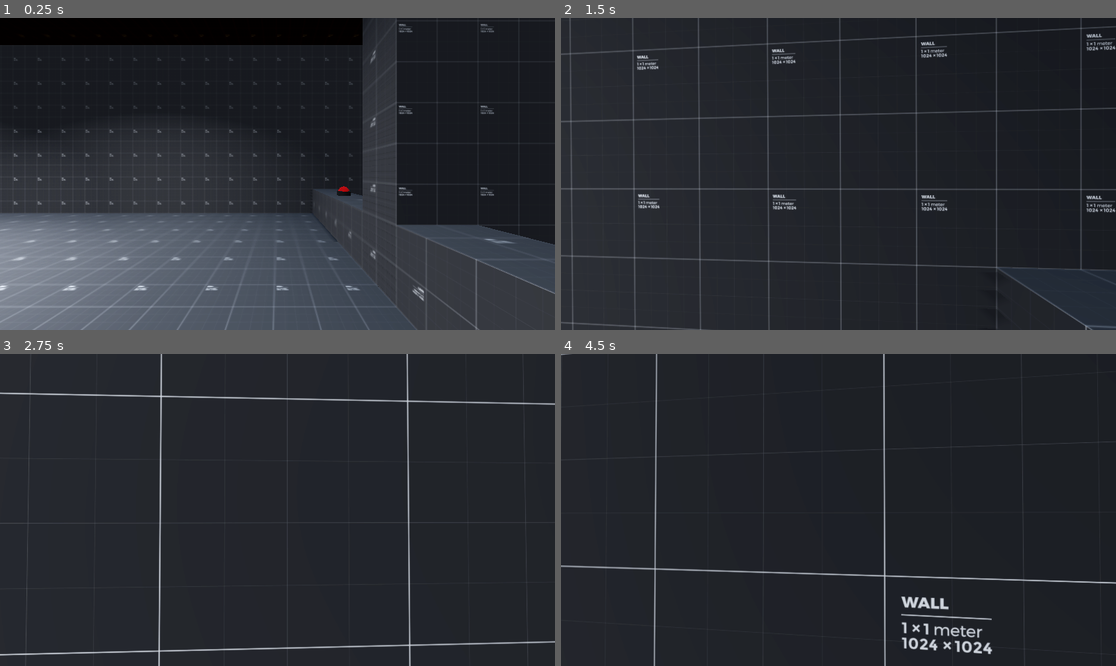
Above: before the commit, frames 1-4 (two rows, left to right).
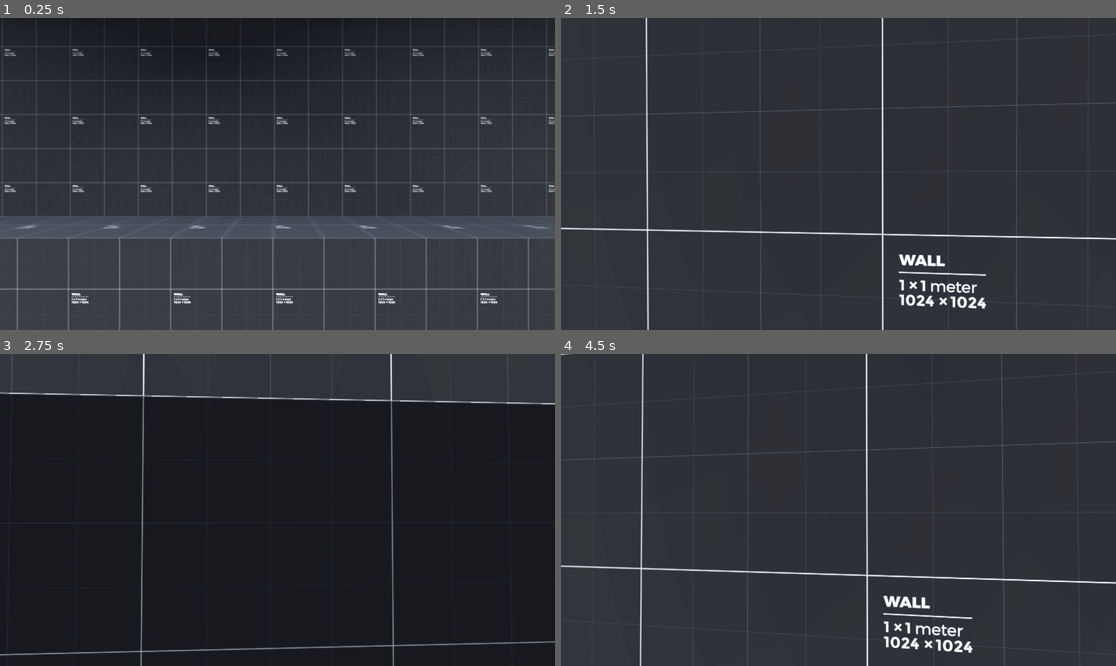
Above: after the commit, the same moments.

Repository: LRP500/godot_immersive_system
Game: Godot game, scene res://scenes/sandbox.tscn
Same seed, same stepped clock (60 frames per second), same inputs: the game is played once before the commit and once after it.
Inputs (mouse positions are in pixels of both pictures, inside the frame that each line leads up to):
- Up to frame 1 (0.25 s): no input
- Up to frame 2 (1.5 s): tap Enter at 0.5 s; move the mouse to (866, 174) at 0.52 s; hold W (pm_moveforward) from 0.53 s (still down); tap E (interact) at 0.6, 1.35 s; click (866, 174) at 0.67 s; tap Space (pm_jump) at 0.77 s; move the mouse to (810, 174) at 1.27 s
- Up to frame 3 (2.75 s): keep holding W (pm_moveforward); tap Space (pm_jump) at 1.52 s; move the mouse to (288, 503) at 2.02 s; hold Ctrl (pm_duck) from 2.03 s (still down); tap E (interact) at 2.3 s
- Up to frame 4 (4.5 s): keep holding W (pm_moveforward); move the mouse to (832, 516) at 2.77 s; release Ctrl (pm_duck) at 2.78 s; tap E (interact) at 2.85, 3.6 s; click (832, 516) at 2.92 s; tap Space (pm_jump) at 3.02, 3.77 s; move the mouse to (877, 513) at 3.52 s; move the mouse to (794, 506) at 4.27 s; tap Ctrl (pm_duck) at 4.35 s

The runs differ from the first frame. In frame 1, 38% of the frame differs, in the area x 0-100%, y 0-100%; in frame 2, 7.2%; in frame 3, 3.2%; in frame 4, 4.7%.

Commit message:
Interaction interface + prompt

Diff:
--- a/project.godot
+++ b/project.godot
@@ -14,6 +14,10 @@
 run/main_scene="res://scenes/sandbox.tscn"
 config/features=PackedStringArray("4.2", "Forward Plus")
 config/icon="res://icon.svg"
+
+[autoload]
+
+InteractionSystem="*res://scripts/interaction_system.gd"
 
 [debug]
 
--- /dev/null
+++ b/scenes/interface/interaction_prompt_view.tscn
@@ -0,0 +1,28 @@
+[gd_scene load_steps=2 format=3 uid="uid://cg5qiodeah552"]
+
+[ext_resource type="Script" path="res://scripts/interface/interaction_prompt_view.gd" id="1_wtu1a"]
+
+[node name="InteractionPrompt" type="HBoxContainer" node_paths=PackedStringArray("input_key", "interaction_name")]
+custom_minimum_size = Vector2(0, 24)
+size_flags_horizontal = 4
+size_flags_vertical = 4
+alignment = 1
+script = ExtResource("1_wtu1a")
+input_key = NodePath("InputKey")
+interaction_name = NodePath("InteractionName")
+
+[node name="InputKey" type="RichTextLabel" parent="."]
+custom_minimum_size = Vector2(24, 0)
+layout_mode = 2
+bbcode_enabled = true
+text = "[center][E][center]"
+fit_content = true
+scroll_active = false
+
+[node name="InteractionName" type="RichTextLabel" parent="."]
+custom_minimum_size = Vector2(100, 0)
+layout_mode = 2
+bbcode_enabled = true
+text = "Interact"
+fit_content = true
+scroll_active = false
--- a/scenes/sandbox.tscn
+++ b/scenes/sandbox.tscn
@@ -12,6 +12,8 @@
 [ext_resource type="Script" path="res://scripts/interactor_camera_proxy.gd" id="10_152eq"]
 [ext_resource type="Script" path="res://scripts/interactor.gd" id="11_aj3k7"]
 [ext_resource type="PackedScene" uid="uid://45av3t6tvv3n" path="res://scenes/prefabs/button.tscn" id="12_3i20f"]
+[ext_resource type="Script" path="res://scripts/interface/interaction_interface.gd" id="12_aurvb"]
+[ext_resource type="PackedScene" uid="uid://cg5qiodeah552" path="res://scenes/interface/interaction_prompt_view.tscn" id="13_le138"]
 [ext_resource type="Material" uid="uid://c1p7vwq2hbgom" path="res://assets/textures/prototype/prototype_orange.material" id="13_rrsfr"]
 [ext_resource type="Script" path="res://scripts/components/interactables/bounce_interactable.gd" id="14_5ajwv"]
 [ext_resource type="PackedScene" uid="uid://dhc2u74fc70cj" path="res://scenes/prefabs/toggle.tscn" id="15_spwl5"]
@@ -242,7 +244,7 @@
 size = Vector3(1, 7, 23)
 
 [node name="Pawn" type="Node3D" parent="." node_paths=PackedStringArray("View", "Camera")]
-transform = Transform3D(1, 0, 0, 0, 1, 0, 0, 0, 1, 10.045, 1, -3.012)
+transform = Transform3D(1, 0, 0, 0, 1, 0, 0, 0, 1, 1.045, 1, -8.512)
 script = ExtResource("2_0ikeh")
 View = NodePath("View Control")
 Camera = NodePath("Interpolated Camera")
@@ -443,7 +445,7 @@
 near = 0.001
 
 [node name="InteractorCameraProxy" type="Node3D" parent="." node_paths=PackedStringArray("target")]
-transform = Transform3D(1, 0, 0, 0, 1, 0, 0, 0, 1, 10.045, 1.711, -3.012)
+transform = Transform3D(1, 0, 0, 0, 1, 0, 0, 0, 1, 1.045, 1.711, -8.512)
 script = ExtResource("10_152eq")
 target = NodePath("../Pawn/Body/Horizontal View/Vertical View/Camera Mount")
 
@@ -456,7 +458,6 @@
 collision_mask = 2
 
 [node name="UI" type="Control" parent="."]
-visible = false
 layout_mode = 3
 anchors_preset = 15
 anchor_right = 1.0
@@ -464,21 +465,20 @@
 grow_horizontal = 2
 grow_vertical = 2
 
-[node name="CenterContainer" type="CenterContainer" parent="UI"]
+[node name="InteractionInterface" type="CenterContainer" parent="UI" node_paths=PackedStringArray("interaction_prompt_container")]
 layout_mode = 1
 anchors_preset = 15
 anchor_right = 1.0
 anchor_bottom = 1.0
 grow_horizontal = 2
 grow_vertical = 2
-
-[node name="RichTextLabel" type="RichTextLabel" parent="UI/CenterContainer"]
-custom_minimum_size = Vector2(200, 0)
+script = ExtResource("12_aurvb")
+interaction_prompt_view = ExtResource("13_le138")
+interaction_prompt_container = NodePath("VBoxContainer")
+
+[node name="VBoxContainer" type="VBoxContainer" parent="UI/InteractionInterface"]
 layout_mode = 2
-bbcode_enabled = true
-text = "[center][interact][center]"
-fit_content = true
-scroll_active = false
+alignment = 1
 
 [node name="Booth_01" type="Node3D" parent="."]
 
@@ -550,4 +550,12 @@
 "": SubResource("AnimationLibrary_113ib")
 }
 
+[node name="MultiInteractions" type="Node3D" parent="."]
+transform = Transform3D(1, 0, 0, 0, 1, 0, 0, 0, 1, -0.5, 0.5, -11)
+
+[node name="CSGBox3D" type="CSGBox3D" parent="MultiInteractions"]
+transform = Transform3D(1, 0, 0, 0, 1, 0, 0, 0, 1, 1.5, 0.5, 0)
+material_override = ExtResource("1_pw4l6")
+size = Vector3(8, 1, 1)
+
 [editable path="Booth_01/Button"]
--- /dev/null
+++ b/scripts/interaction_system.gd
@@ -0,0 +1,6 @@
+extends Node
+
+var interactor: Interactor
+
+func register(_interactor: Interactor) -> void:
+	self.interactor = _interactor
--- a/scripts/interactor.gd
+++ b/scripts/interactor.gd
@@ -1,14 +1,16 @@
 extends Node3D
 class_name Interactor
 
-signal target_enter(target: Node3D)
+signal target_enter(target: Node3D, interactions: Array[Interaction])
 signal target_exit
-signal cancellable
 
 @onready var raycast: RayCast3D = $RayCast3D
 
 var target: Node3D
 var target_interactions: Array[Interaction]
+
+func _ready() -> void:
+    InteractionSystem.register(self)
 
 func _process(_delta: float) -> void:
     find_target()
@@ -23,7 +25,7 @@
             clear_target()
             target = collider
             target_interactions = get_child_interactions(target)
-            target_enter.emit(target)
+            target_enter.emit(target, target_interactions)
 
 func get_child_interactions(node: Node3D) -> Array[Interaction]:
     var interactions: Array[Interaction] = []
--- /dev/null
+++ b/scripts/interface/interaction_interface.gd
@@ -0,0 +1,31 @@
+extends Control
+
+@export var interaction_prompt_view: PackedScene
+@export var interaction_prompt_container: Container
+
+var interaction_prompts: Array[InteractionPromptView] = []
+
+func _ready() -> void:
+	InteractionSystem.interactor.target_enter.connect(_on_target_enter)
+	InteractionSystem.interactor.target_exit.connect(_on_target_exit)
+
+func _on_target_enter(_target: Node3D, interactions: Array[Interaction]) -> void:
+	clear_prompts()
+	for interaction in interactions:
+		add_prompt(interaction)
+
+func _on_target_exit() -> void:
+	clear_prompts()
+
+func add_prompt(interaction: Interaction) -> void:
+	var instance := interaction_prompt_view.instantiate()
+	var prompt := instance as InteractionPromptView
+	assert(prompt, "[InteractionInterface] Prompt view must be an InteractionPromptView!")
+	prompt.bind(interaction)
+	interaction_prompts.append(prompt)
+	interaction_prompt_container.add_child(prompt)
+
+func clear_prompts() -> void:
+	for prompt in interaction_prompts:
+		prompt.queue_free()
+	interaction_prompts.clear()
--- /dev/null
+++ b/scripts/interface/interaction_prompt_view.gd
@@ -0,0 +1,24 @@
+extends Control
+class_name InteractionPromptView
+
+@export var input_key: RichTextLabel
+@export var interaction_name: RichTextLabel
+@export var input_key_format: String = "[%s]"
+
+func bind(interaction: Interaction) -> void:
+	input_key.text = input_key_format % _get_keycode_string(interaction.input_map_action)
+	interaction_name.text = interaction.interaction_text
+
+func _action_exists(action_name: String) -> bool:
+	return InputMap.has_action(action_name)
+
+func _get_keycode_string(action_name: String) -> String:
+	if !_action_exists(action_name):
+		return "(UNSET)"
+	var events := InputMap.action_get_events(action_name)
+	if events.is_empty():
+		return "(UNSET)"
+	var input_event_key := events[0] as InputEventKey
+	if input_event_key:
+		return input_event_key.as_text_physical_keycode()
+	return input_event_key.as_text()
Not shown: 1 places in scenes/sandbox.tscn that only renumber resources
